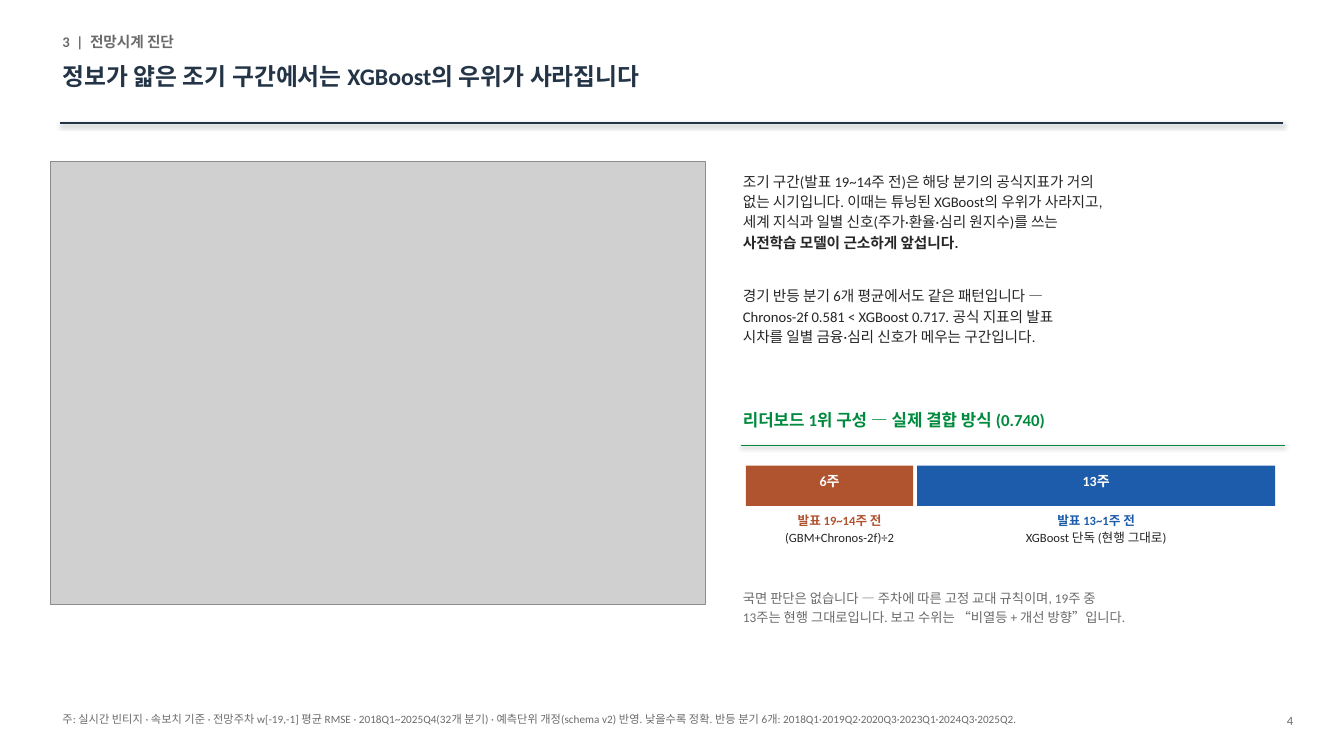
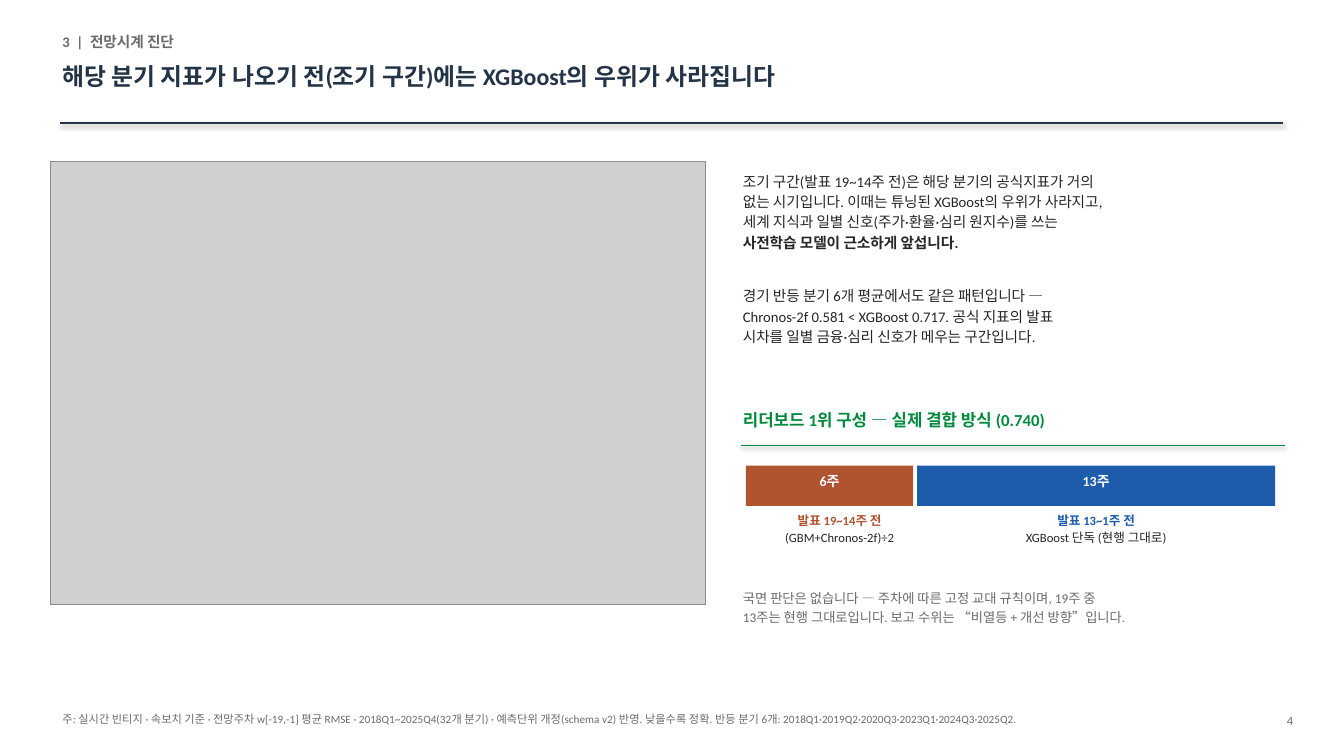
Before and after one commit to shezgone/bistro-lstm, a slide deck: slide 4 of docs/GDP_Nowcasting_종합리포트_한은_2026-08-10.pptx. Drawn at 1344x756 pixels with LibreOffice and Linux fonts; fonts in the diff are those of the drawing; grey boxes stand for pictures. Boxes give left, top, right and bottom in pixels: in the first picture for what was removed or moved away, otherwise in the second. Text is boxed around its words. In the diff, an @@ line names an element or a change of style, - is before the commit and + after.

```diff
--- a/docs/GDP_Nowcasting_종합리포트_한은_2026-08-10.pptx
+++ b/docs/GDP_Nowcasting_종합리포트_한은_2026-08-10.pptx
@@ text at <box>62,65,775,89</box>: text changed @@
-정보가 얇은 조기 구간에서는 XGBoost의 우위가 사라집니다
+해당 분기 지표가 나오기 전(조기 구간)에는 XGBoost의 우위가 사라집니다
```
Also in this commit, not shown: 4 other slides changed, 4 other files.
